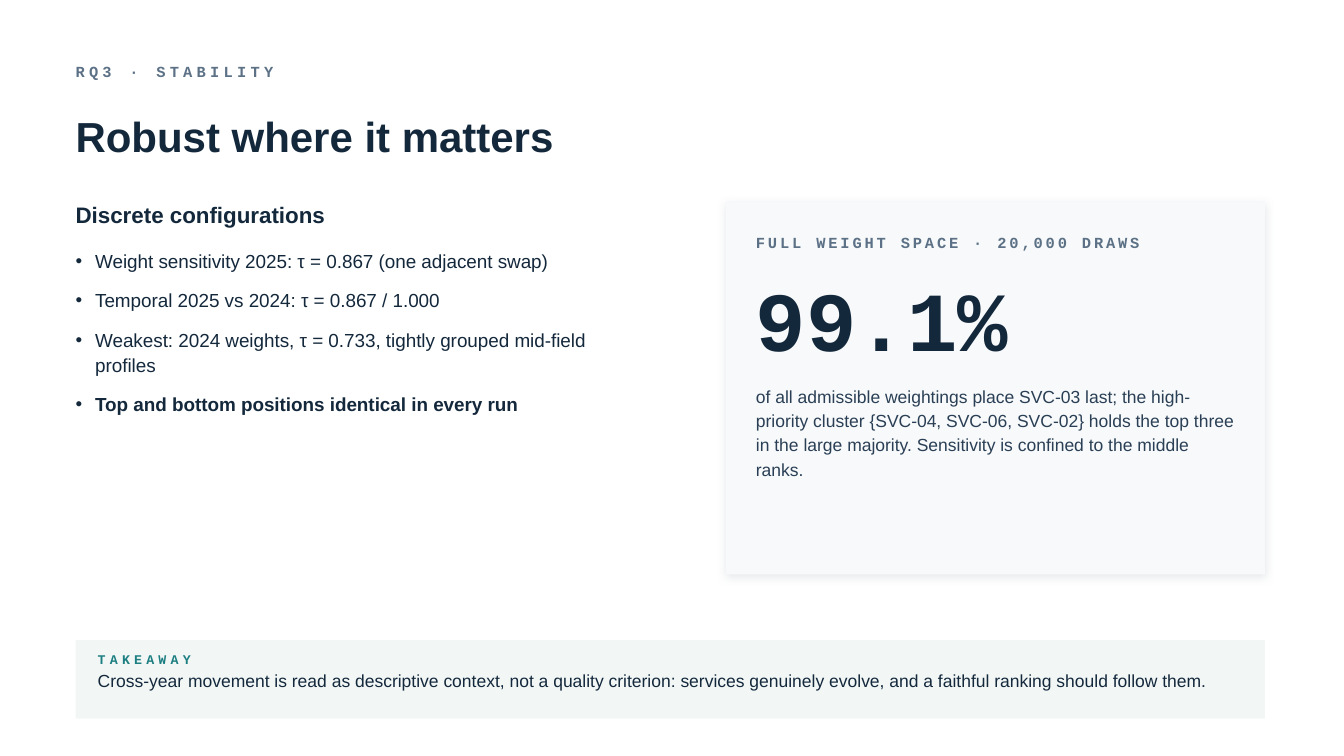
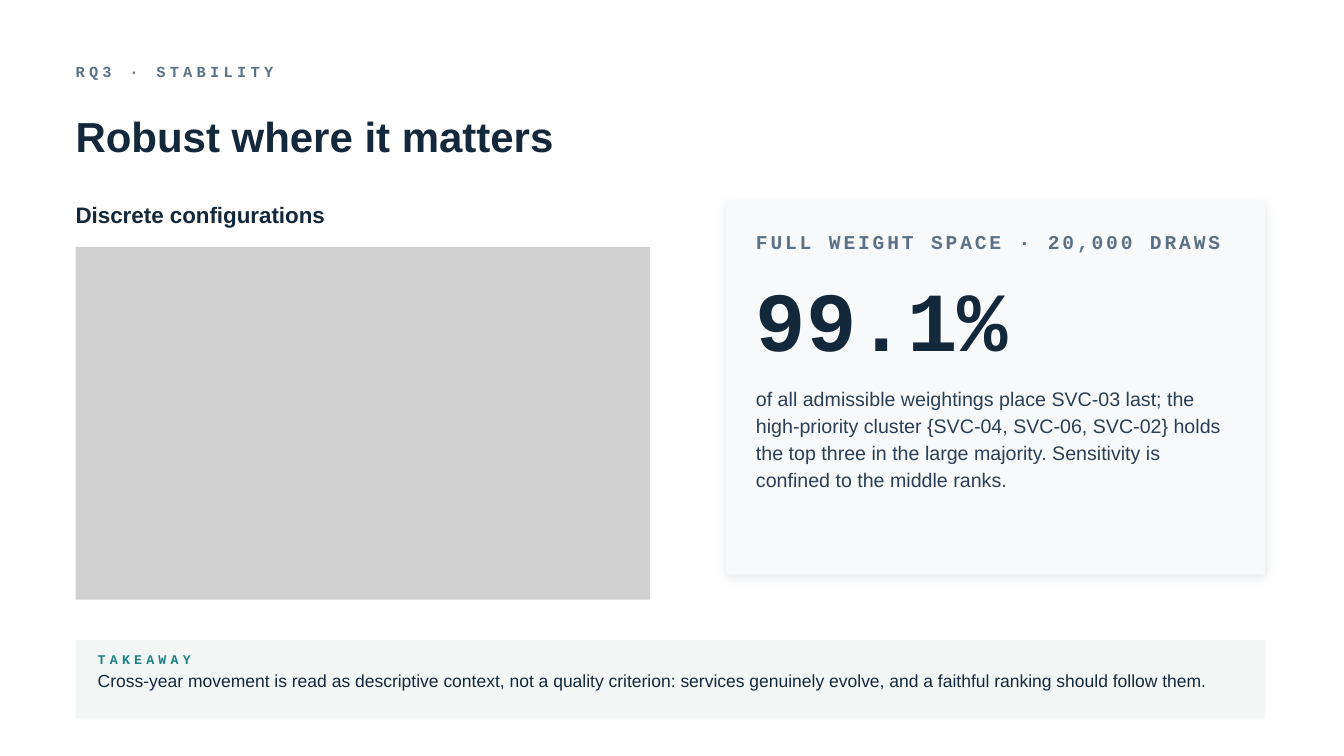
Before and after one commit to TobiZeier/MScProject, a slide deck: slide 9 of presentation/defense.pptx. Drawn at 1344x756 pixels with LibreOffice and Linux fonts; fonts in the diff are those of the drawing; grey boxes stand for pictures. Boxes give left, top, right and bottom in pixels: in the first picture for what was removed or moved away, otherwise in the second. Text is boxed around its words. In the diff, an @@ line names an element or a change of style, - is before the commit and + after.

```diff
--- a/presentation/defense.pptx
+++ b/presentation/defense.pptx
@@ text "FULL WEIGHT SPACE · 20,000 ..." at box(756, 236, 1220, 253): size 11 to 14 pt @@
@@ picture added at box(76, 247, 650, 600) @@
@@ text removed at box(95, 254, 586, 415) @@
-• Weight sensitivity 2025: τ = 0.867 (one adjacent swap)
-• Temporal 2025 vs 2024: τ = 0.867 / 1.000
-• Weakest: 2024 weights, τ = 0.733, tightly grouped mid-field profiles
-• Top and bottom positions identical in every run
@@ text "of all admissible weightings place ..." at box(756, 391, 1221, 487): size 12.5 to 14 pt @@
```
Also in this commit, not shown: 15 other slides changed, 19 other files.
